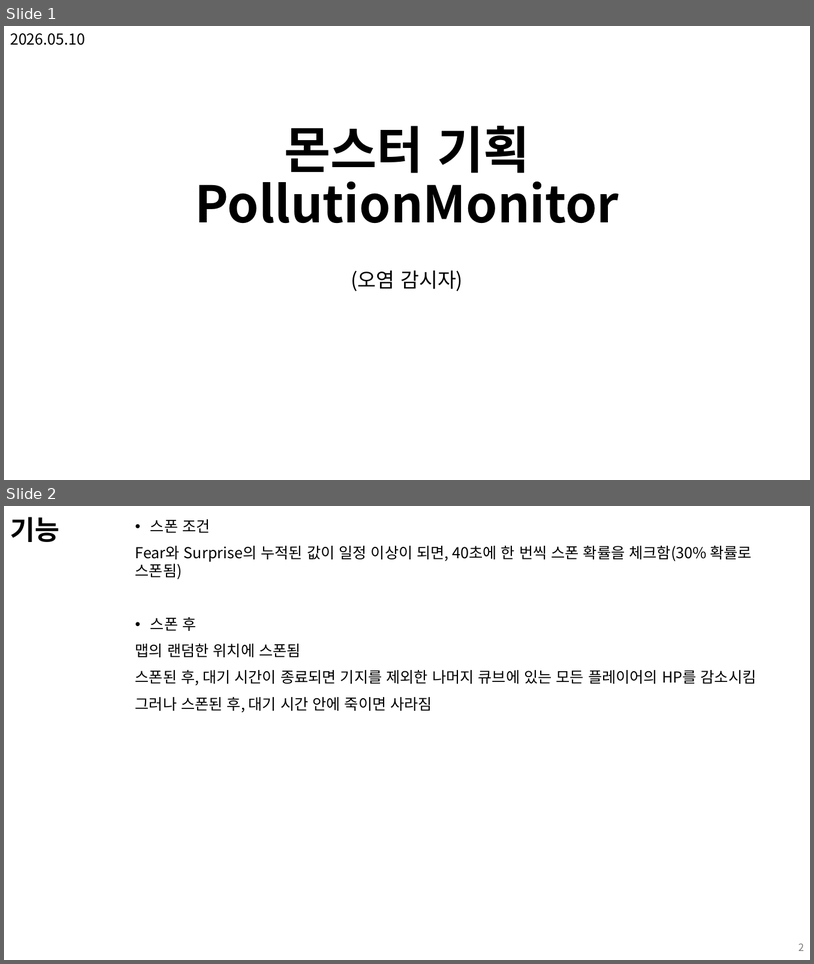
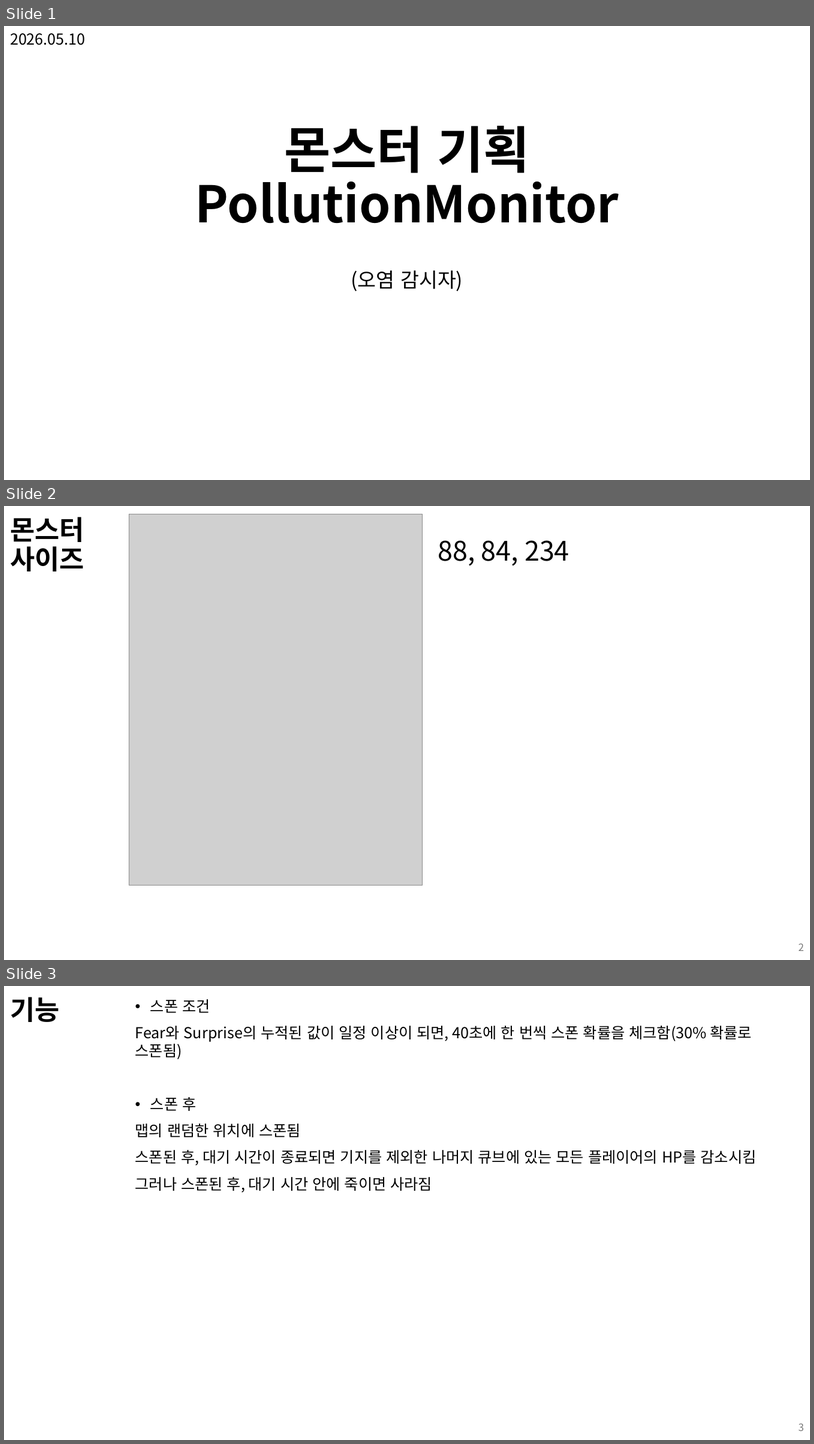
Before and after one commit to kimi5231/B1A2_project, a slide deck: 기획/몬스터 기획서_PollutionMonitor.pptx. Shown one above the other, each under a label of ours: slides 1 and 2 before the commit, slides 1, 2 and 3 after it. The pictures are 814x964 and 814x1444 pixels, drawn with LibreOffice and Linux fonts; fonts in the diff are those of the drawing; grey boxes stand for pictures. Boxes give left, top, right and bottom in pixels: in the first picture for what was removed or moved away, otherwise in the second. Text is boxed around its words. In the diff, an @@ line names an element or a change of style, - is before the commit and + after.

Commit message:
몬스터 사이즈 추가

```diff
--- a/기획/몬스터 기획서_PollutionMonitor.pptx
+++ b/기획/몬스터 기획서_PollutionMonitor.pptx
@@ slide 2 added at [4, 506, 810, 960], background #FFFFFF @@
@@ title added at [10, 517, 84, 571], 32 pt, text #000000, bold @@
+몬스터 사이즈
@@ picture added at [129, 514, 423, 885] @@
@@ text added at [438, 540, 570, 566], 32 pt, text #000000 @@
+88, 84, 234
@@ page number added at [799, 943, 804, 951], 12 pt, text #797979 @@
+2
@@ what was slide 2 is now slide 3 @@
@@ page number at [799, 1423, 804, 1431]: text changed @@
-2
+3
```
Also in this commit, not shown: 3 other files.
